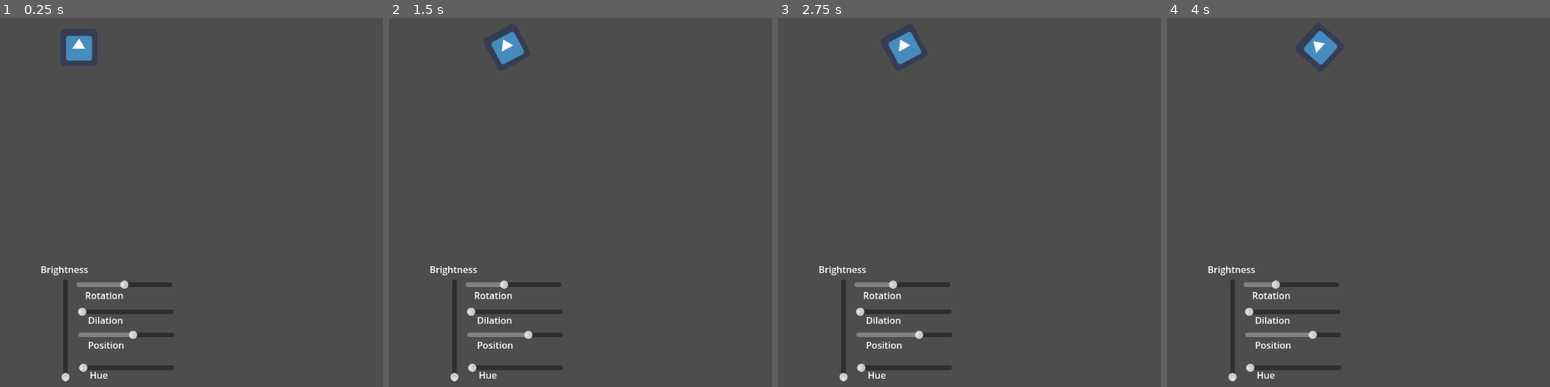
Above: before the commit, frames 1-4 (left to right).
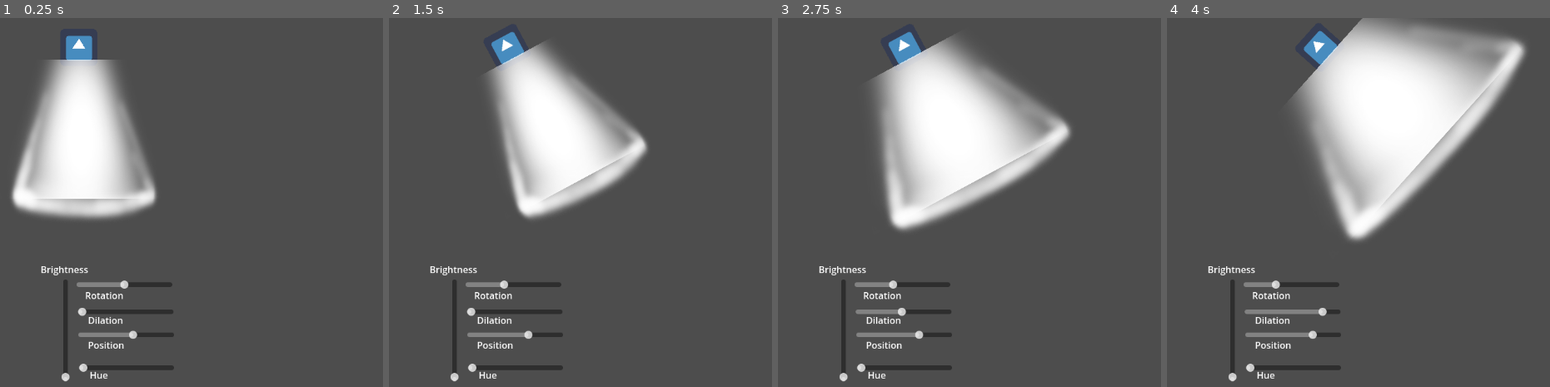
Above: after the commit, the same moments.

Repository: tTtricky/FHS-Game-Dev-2025-26-Collective-Project
Game: Godot game, scene res://mvp.tscn
Same seed, same stepped clock (60 frames per second), same inputs: the game is played once before the commit and once after it. The engine's default icon, where the game draws it, is replaced by a stand-in: a white triangle on a blue panel in a dark square.
Inputs:
- Up to frame 1 (0.25 s): no input
- Up to frame 2 (1.5 s): tap Enter at 0.5 s; hold Right (Right) 0.53-1.28 s; hold A (A) 0.53-1.28 s; tap D (D) at 0.8, 1.35 s; hold Left (Left) from 1.28 s (still down)
- Up to frame 3 (2.75 s): tap S (S) at 1.55 s; release Left (Left) at 2.03 s; hold Right (Right) from 2.03 s (still down); hold S (S) from 2.03 s (still down); tap W (W) at 2.3 s
- Up to frame 4 (4 s): release S (S) at 2.78 s; tap W (W) at 2.85 s; tap A (A) at 3.05 s; release Right (Right) at 3.53 s; hold Left (Left) from 3.53 s (still down); hold A (A) from 3.53 s (still down); tap D (D) at 3.8 s

The runs differ from the first frame. In frame 1, 12% of the frame differs, in the area x 2-41%, y 11-55%; in frame 2, 12%; in frame 3, 17%; in frame 4, 22%, in the area x 20-94%, y 0-81%.

Commit message:
Created Light and Dilation

Diff:
--- a/main_light_slides.gd
+++ b/main_light_slides.gd
@@ -4,6 +4,7 @@
 func _process(delta: float) -> void:
 	$Stagelight.rotation = $Sliders/Rotation.value / 150
 	$Stagelight.position.x = $Sliders/Position.value
+	$Stagelight/Light.scale.x = $Sliders/Dilation.value
 	if Input.is_action_pressed("Left"):
 		$Sliders/Position.value -= 2
 	if Input.is_action_pressed("Right"):
@@ -12,3 +13,7 @@
 		$Sliders/Rotation.value -= 2
 	if Input.is_action_pressed("D"):
 		$Sliders/Rotation.value += 2
+	if Input.is_action_pressed("S"):
+		$Sliders/Dilation.value -= 0.05
+	if Input.is_action_pressed("W"):
+		$Sliders/Dilation.value += 0.05
--- a/mvp.tscn
+++ b/mvp.tscn
@@ -1,7 +1,8 @@
-[gd_scene load_steps=3 format=3 uid="uid://bgb4w37b4o8cg"]
+[gd_scene load_steps=4 format=3 uid="uid://bgb4w37b4o8cg"]
 
 [ext_resource type="Script" uid="uid://c6bq28oo06h54" path="res://main_light_slides.gd" id="1_bi05a"]
 [ext_resource type="Texture2D" uid="uid://b8iubhxbq5gw1" path="res://icon.png" id="2_w5aql"]
+[ext_resource type="Texture2D" uid="uid://bt0rp2qmadl3a" path="res://5bbc1a9931068-b6594086cf2a19b19b4fcd58283e039b.png" id="3_w5aql"]
 
 [node name="MVP" type="Node2D"]
 
@@ -42,6 +43,10 @@
 offset_top = -80.0
 offset_right = 164.0
 offset_bottom = -64.0
+max_value = 2.0
+step = 0.1
+value = 1.0
+exp_edit = true
 
 [node name="Rotation" type="HSlider" parent="Main Light Slides/Sliders"]
 layout_mode = 0
@@ -94,5 +99,17 @@
 position = Vector2(92, -530)
 texture = ExtResource("2_w5aql")
 
+[node name="Light" type="Area2D" parent="Main Light Slides/Stagelight"]
+position = Vector2(3, 0)
+
+[node name="CollisionShape2D" type="CollisionPolygon2D" parent="Main Light Slides/Stagelight/Light"]
+position = Vector2(11, 2)
+polygon = PackedVector2Array(-11, -3, -147, 289, 147, 292)
+
+[node name="Sprite2D" type="Sprite2D" parent="Main Light Slides/Stagelight/Light"]
+position = Vector2(1, 166.5625)
+scale = Vector2(0.24830508, 0.36223537)
+texture = ExtResource("3_w5aql")
+
 [node name="Camera2D" type="Camera2D" parent="."]
 position = Vector2(573, 328)
Binary file added: 5bbc1a9931068-b6594086cf2a19b19b4fcd58283e039b.png
Not shown, added: 5bbc1a9931068-b6594086cf2a19b19b4fcd58283e039b.png.import
